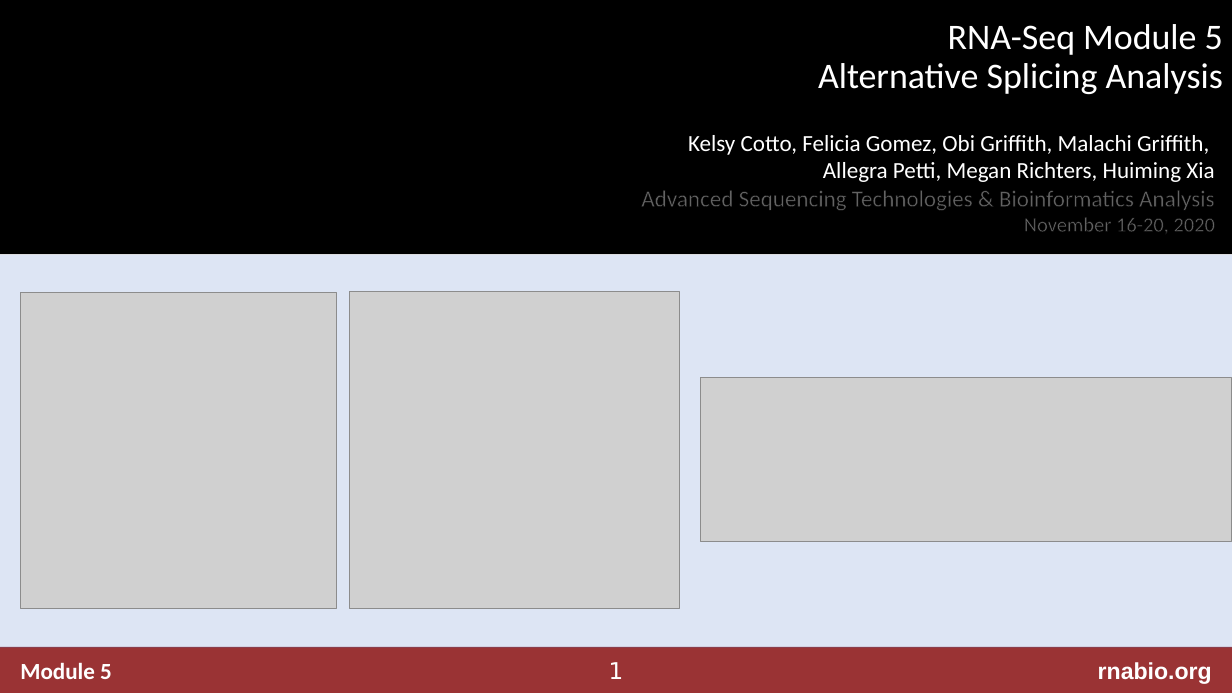
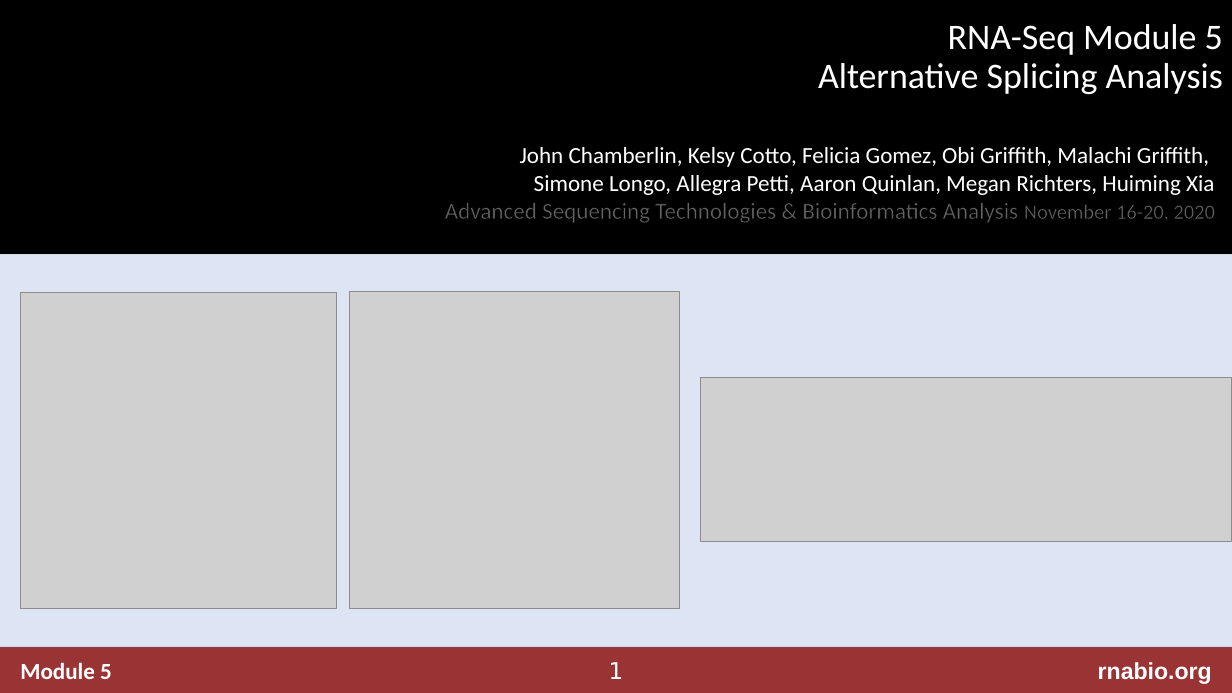
Before and after one commit to griffithlab/rnabio.org, a slide deck: slide 1 of assets/lectures/cshl/2020/mini/RNASeq_MiniLecture_05_01_AlternativeSplicingAnalysis.pptx. Drawn at 1232x693 pixels with LibreOffice and Linux fonts; fonts in the diff are those of the drawing; grey boxes stand for pictures; background and template pictures are left out. Boxes give left, top, right and bottom in pixels: in the first picture for what was removed or moved away, otherwise in the second. Text is boxed around its words. In the diff, an @@ line names an element or a change of style, - is before the commit and + after.

Commit message:
lecture minor edits

```diff
--- a/assets/lectures/cshl/2020/mini/RNASeq_MiniLecture_05_01_AlternativeSplicingAnalysis.pptx
+++ b/assets/lectures/cshl/2020/mini/RNASeq_MiniLecture_05_01_AlternativeSplicingAnalysis.pptx
@@ text "John Chamberlin, Kelsy Cotto, Felicia ...": place and size @@
-text "John Chamberlin, Kelsy Cotto, Felicia ..." at (641, 135, 1214, 232)
+text "John Chamberlin, Kelsy Cotto, Felicia ..." at (445, 147, 1214, 223)
@@ text at (520, 147, 1214, 195): text changed @@
-Kelsy Cotto, Felicia Gomez, Obi Griffith, Malachi Griffith,
-Allegra Petti, Megan Richters, Huiming Xia
+John Chamberlin, Kelsy Cotto, Felicia Gomez, Obi Griffith, Malachi Griffith,
+Simone Longo, Allegra Petti, Aaron Quinlan, Megan Richters, Huiming Xia
```
Also in this commit, not shown: 26 other files.
